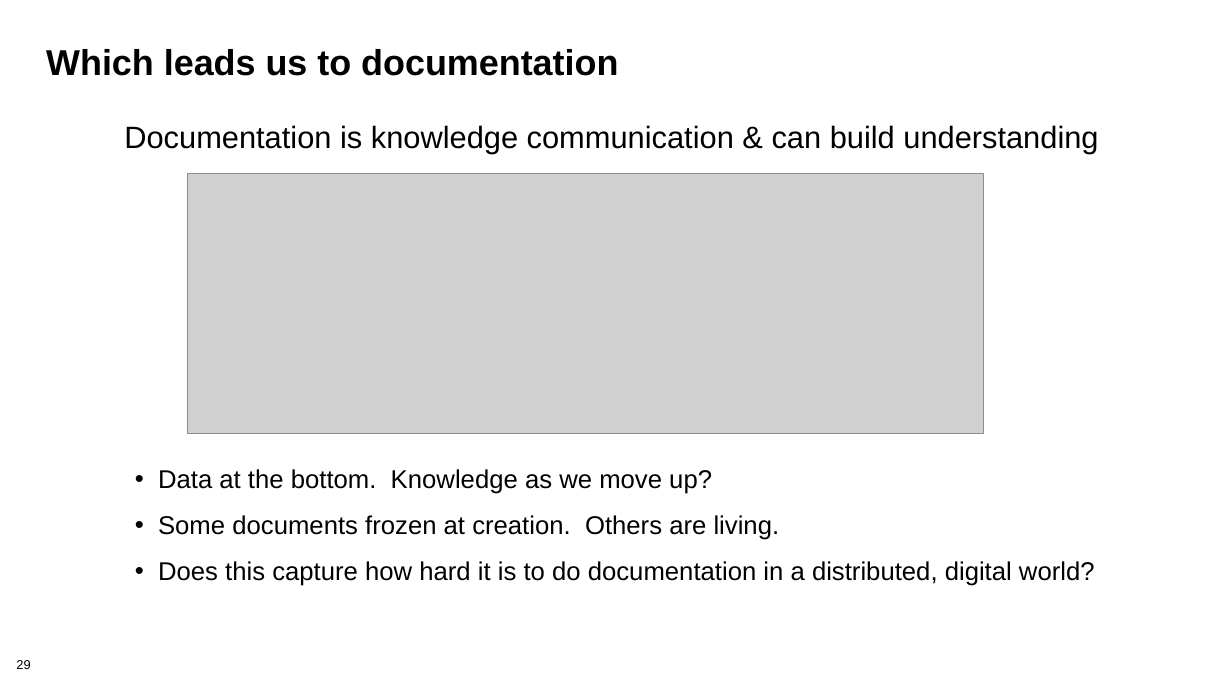
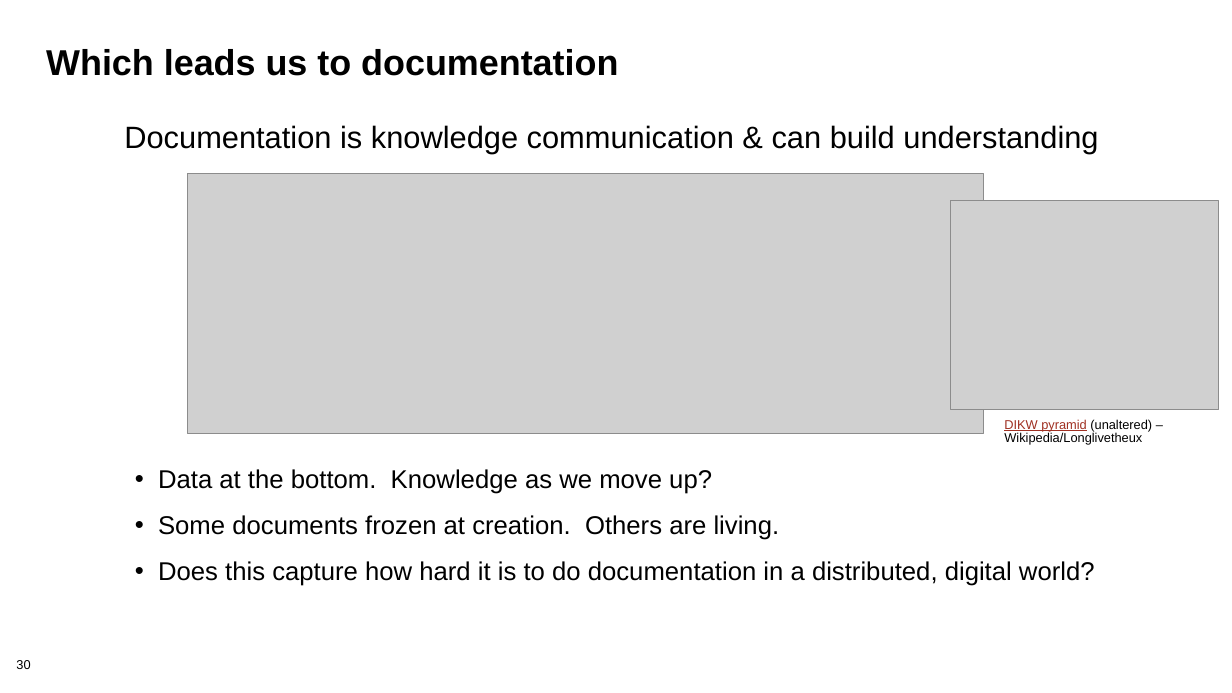
Before and after one commit to bssw-tutorial/presentations, a slide deck: slide 30 of repro-notebooks.pptx (slide 29 before the commit). Drawn at 1232x693 pixels with LibreOffice and Linux fonts; fonts in the diff are those of the drawing; grey boxes stand for pictures. Boxes give left, top, right and bottom in pixels: in the first picture for what was removed or moved away, otherwise in the second. Text is boxed around its words. In the diff, an @@ line names an element or a change of style, - is before the commit and + after.

```diff
--- a/repro-notebooks.pptx
+++ b/repro-notebooks.pptx
@@ picture added at bbox=[950, 201, 1219, 409] @@
@@ text added at bbox=[1004, 419, 1152, 445], 10 pt, text #000000 @@
+DIKW pyramid (unaltered) – Wikipedia/Longlivetheux
@@ page number at bbox=[16, 660, 30, 669]: text changed @@
-29
+30
```
Also in this commit, not shown: 14 other slides changed, 5 slides removed.
